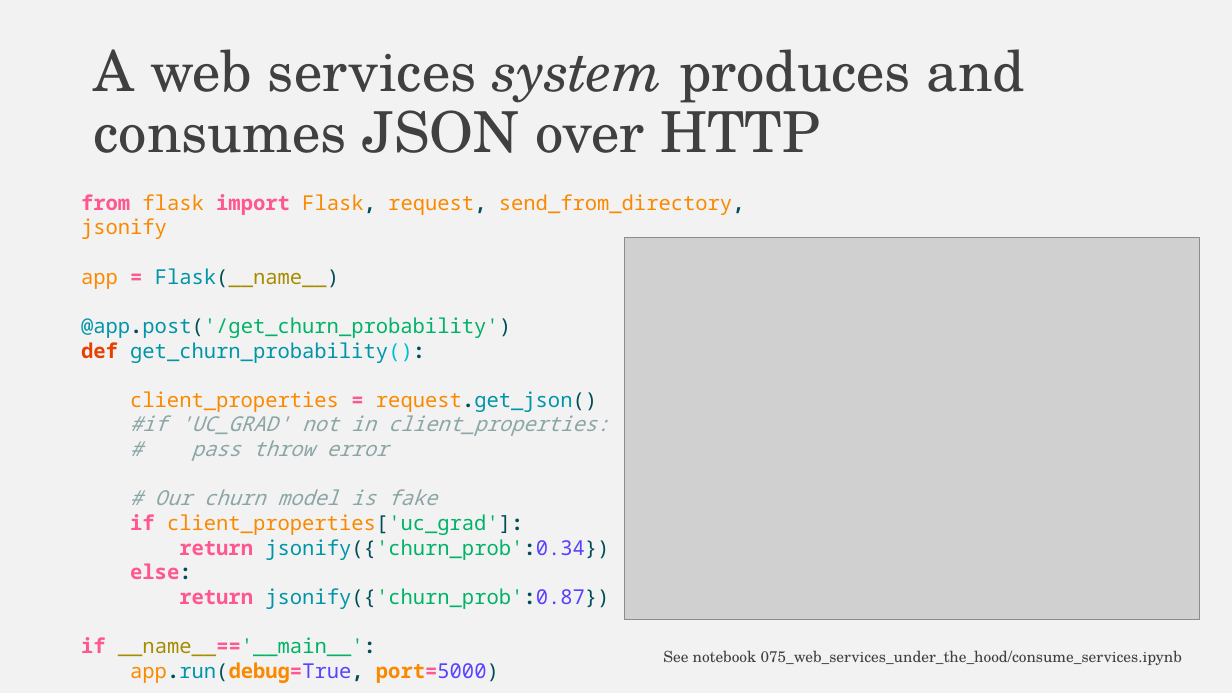
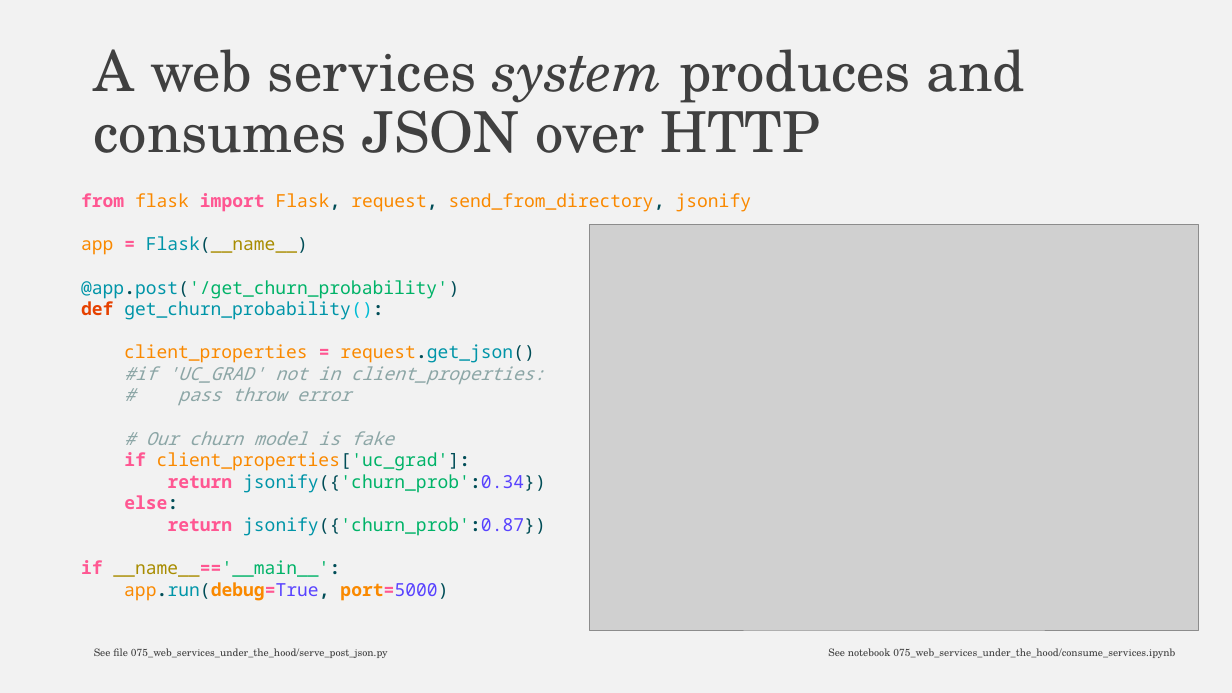
Before and after one commit to falconair/ProgrammingForAnalytics, a slide deck: slide 36 of lectures/075_web_under_the_hood/The web, under the hood.pptx. Drawn at 1232x693 pixels with LibreOffice and Linux fonts; fonts in the diff are those of the drawing; grey boxes stand for pictures. Boxes give left, top, right and bottom in pixels: in the first picture for what was removed or moved away, otherwise in the second. Text is boxed around its words. In the diff, an @@ line names an element or a change of style, - is before the commit and + after.

```diff
--- a/lectures/075_web_under_the_hood/The web, under the hood.pptx
+++ b/lectures/075_web_under_the_hood/The web, under the hood.pptx
@@ text "from flask import Flask, request, ..." at bbox=[81, 193, 752, 601]: size 16 to 14 pt @@
@@ picture: place and size @@
-picture at bbox=[625, 238, 1200, 620]
+picture at bbox=[590, 225, 1199, 630]
@@ text added at bbox=[94, 648, 388, 658], 8 pt, text #404040 @@
+See file 075_web_services_under_the_hood/serve_post_json.py
@@ text "See notebook 075_web_services_under_the_hood/consume_service ...": place and size @@
-text "See notebook 075_web_services_under_the_hood/consume_service ..." at bbox=[663, 650, 1182, 665]
+text "See notebook 075_web_services_under_the_hood/consume_service ..." at bbox=[828, 648, 1175, 658]
@@ text "See notebook 075_web_services_under_the_hood/consume_service ..." at bbox=[828, 648, 1175, 658]: size 12 to 8 pt @@
```
Also in this commit, not shown: 1 other slide changed, 9 slides added, 6 other files.
